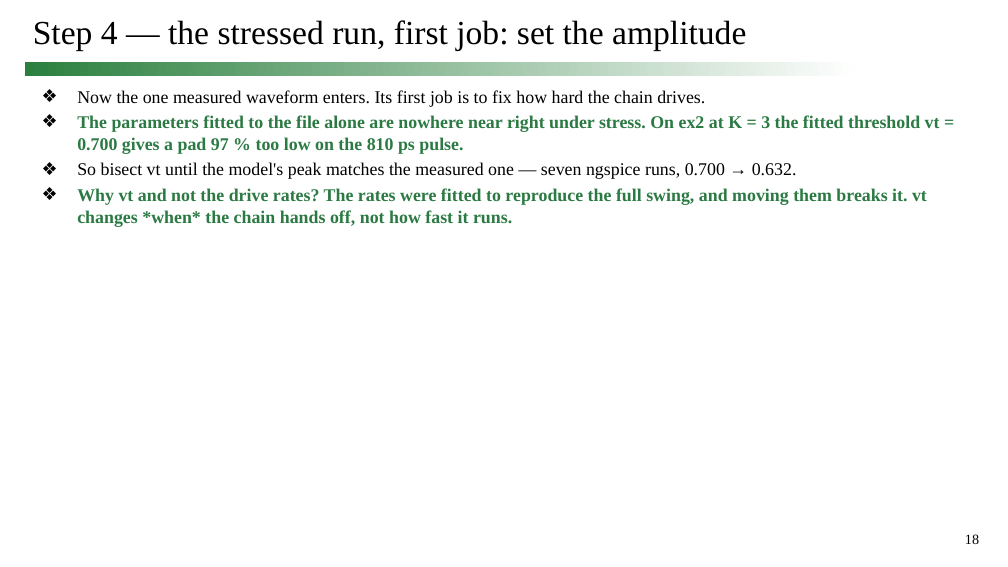
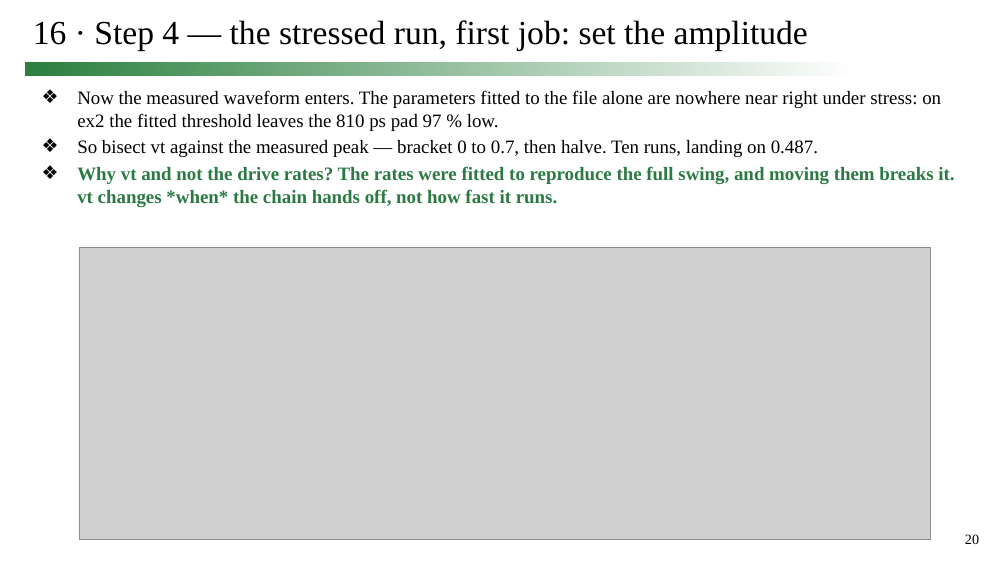
Before and after one commit to simon9721/ibis_comparison, a slide deck: slide 20 of results/meeting_deck_2026-09-24/0924_track1_story.pptx (slide 18 before the commit). Drawn at 1008x567 pixels with LibreOffice and Linux fonts; fonts in the diff are those of the drawing; grey boxes stand for pictures. Boxes give left, top, right and bottom in pixels: in the first picture for what was removed or moved away, otherwise in the second. Text is boxed around its words. In the diff, an @@ line names an element or a change of style, - is before the commit and + after.

```diff
--- a/results/meeting_deck_2026-09-24/0924_track1_story.pptx
+++ b/results/meeting_deck_2026-09-24/0924_track1_story.pptx
@@ title at [33, 20, 808, 51]: text changed @@
-Step 4 — the stressed run, first job: set the amplitude
+16 · Step 4 — the stressed run, first job: set the amplitude
@@ text at [77, 90, 941, 157]: text changed; size 17 to 18 pt @@
-❖ Now the one measured waveform enters. Its first job is to fix how hard the chain drives.
-❖ The parameters fitted to the file alone are nowhere near right under stress. On ex2 at K = 3 the fitted threshold vt = 0.700 gives a pad 97 % too low on the 810 ps pulse.
-❖ So bisect vt until the model's peak matches the measured one — seven ngspice runs, 0.700 → 0.632.
+❖ Now the measured waveform enters. The parameters fitted to the file alone are nowhere near right under stress: on ex2 the fitted threshold leaves the 810 ps pad 97 % low.
+❖ So bisect vt against the measured peak — bracket 0 to 0.7, then halve. Ten runs, landing on 0.487.
@@ text at [77, 166, 954, 207]: size 17 to 18 pt in "Why vt and not the drive rates? ..." @@
@@ picture added at [79, 247, 930, 539] @@
@@ page number at [965, 534, 979, 544]: text changed @@
-18
+20
```
Also in this commit, not shown: 13 other slides changed, 3 slides added, 1 slide removed, 11 other files.
